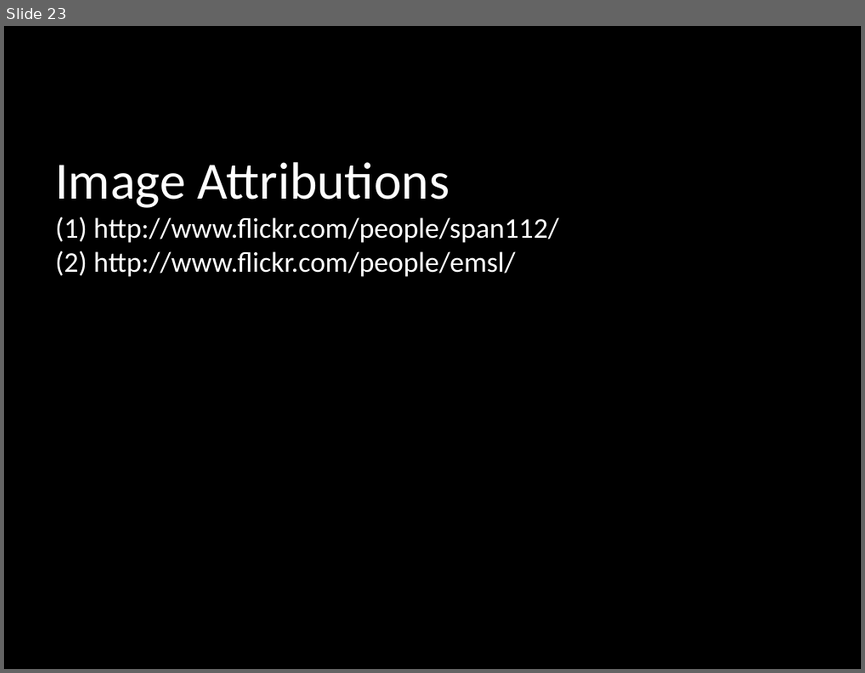
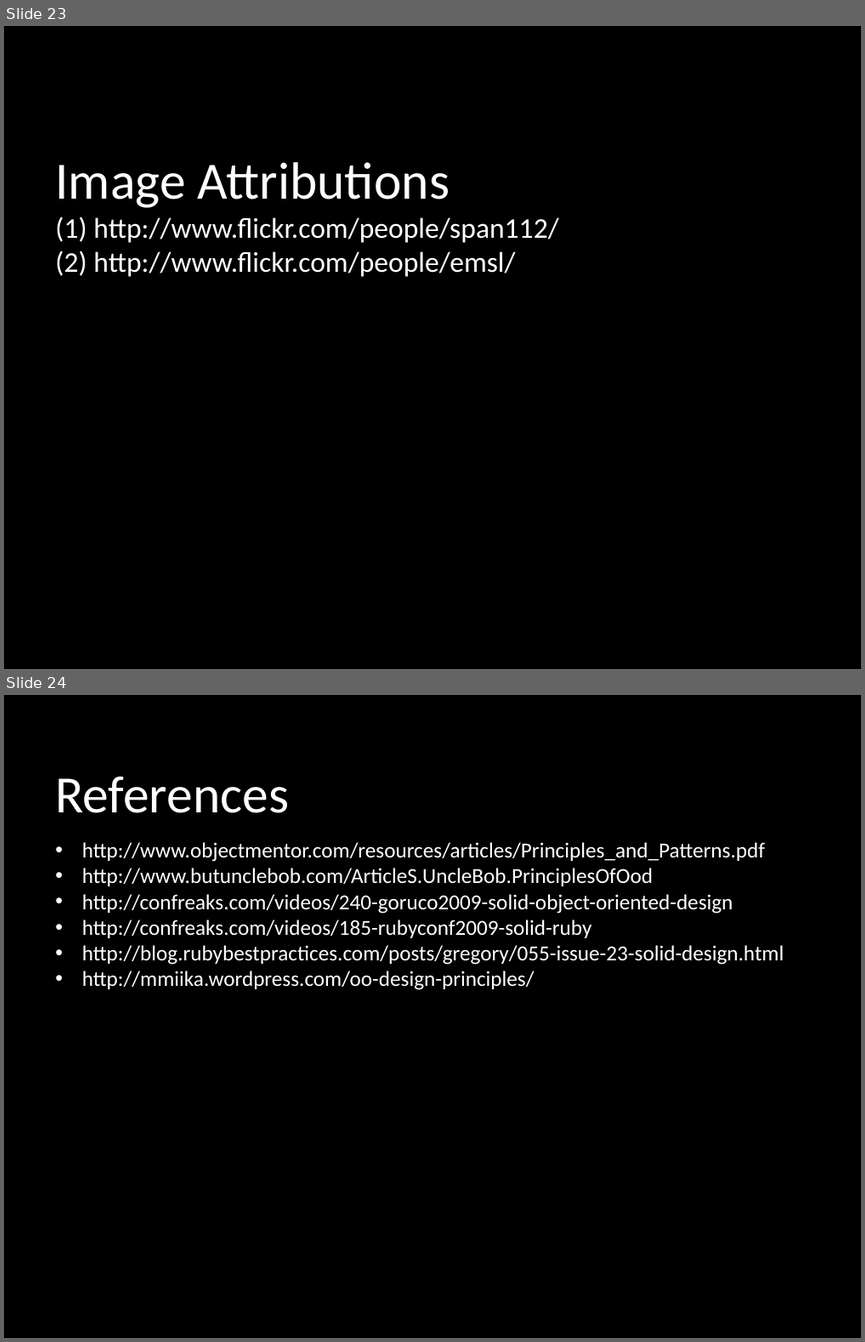
Before and after one commit to mikegehard/Better-Ruby-Through-Design-Principles, a slide deck: BetterRubyThroughDesignPatterns.pptx. Shown one above the other, each under a label of ours: slide 23 before the commit, slides 23 and 24 after it. The pictures are 865x673 and 865x1342 pixels, drawn with LibreOffice and Linux fonts; fonts in the diff are those of the drawing. Boxes give left, top, right and bottom in pixels: in the first picture for what was removed or moved away, otherwise in the second. Text is boxed around its words. In the diff, an @@ line names an element or a change of style, - is before the commit and + after.

```diff
--- a/BetterRubyThroughDesignPatterns.pptx
+++ b/BetterRubyThroughDesignPatterns.pptx
@@ slide 24 added at (4,695,861,1338), background #000000 @@
@@ title added at (55,776,289,813), 44 pt, text #FFFFFF @@
+References
@@ text added at (82,842,784,990), 18 pt, text #FFFFFF @@
+• http://www.objectmentor.com/resources/articles/Principles_and_Patterns.pdf
+• http://www.butunclebob.com/ArticleS.UncleBob.PrinciplesOfOod
+• http://confreaks.com/videos/240-goruco2009-solid-object-oriented-design
+• http://confreaks.com/videos/185-rubyconf2009-solid-ruby
+• http://blog.rubybestpractices.com/posts/gregory/055-issue-23-solid-design.html
+• http://mmiika.wordpress.com/oo-design-principles/
```
Also in this commit, not shown: 8 slides changed.
